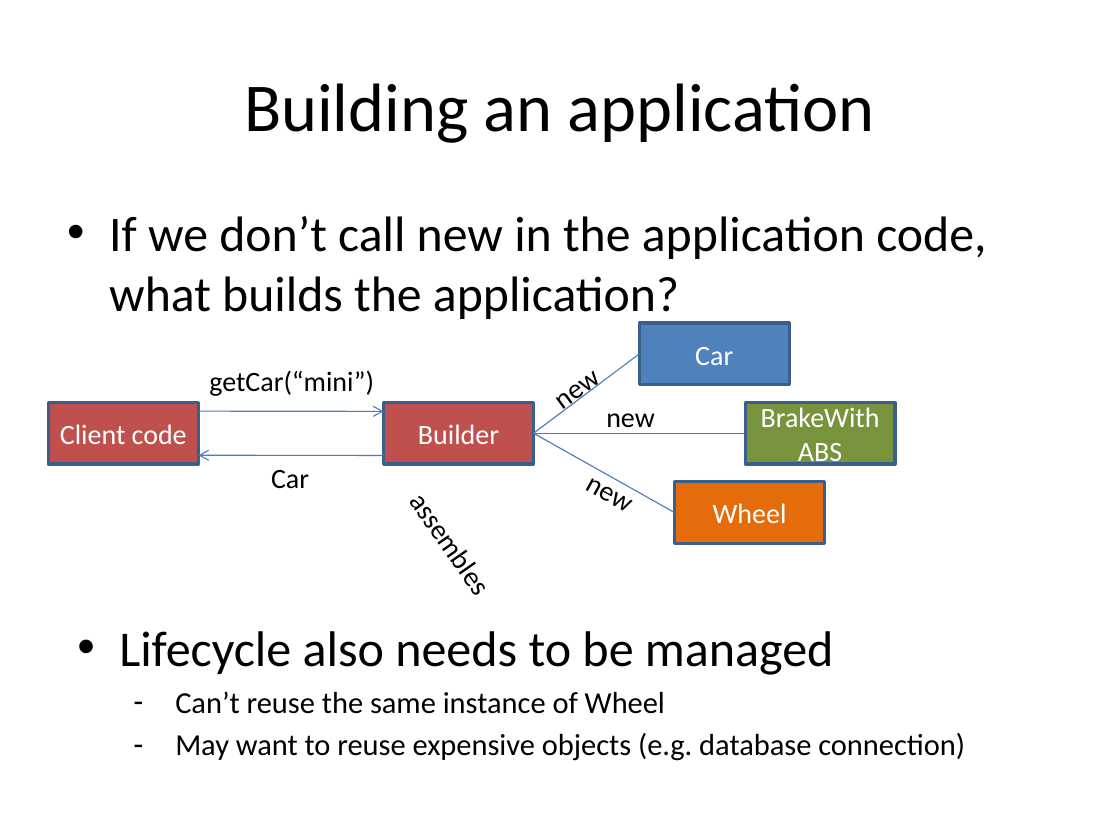
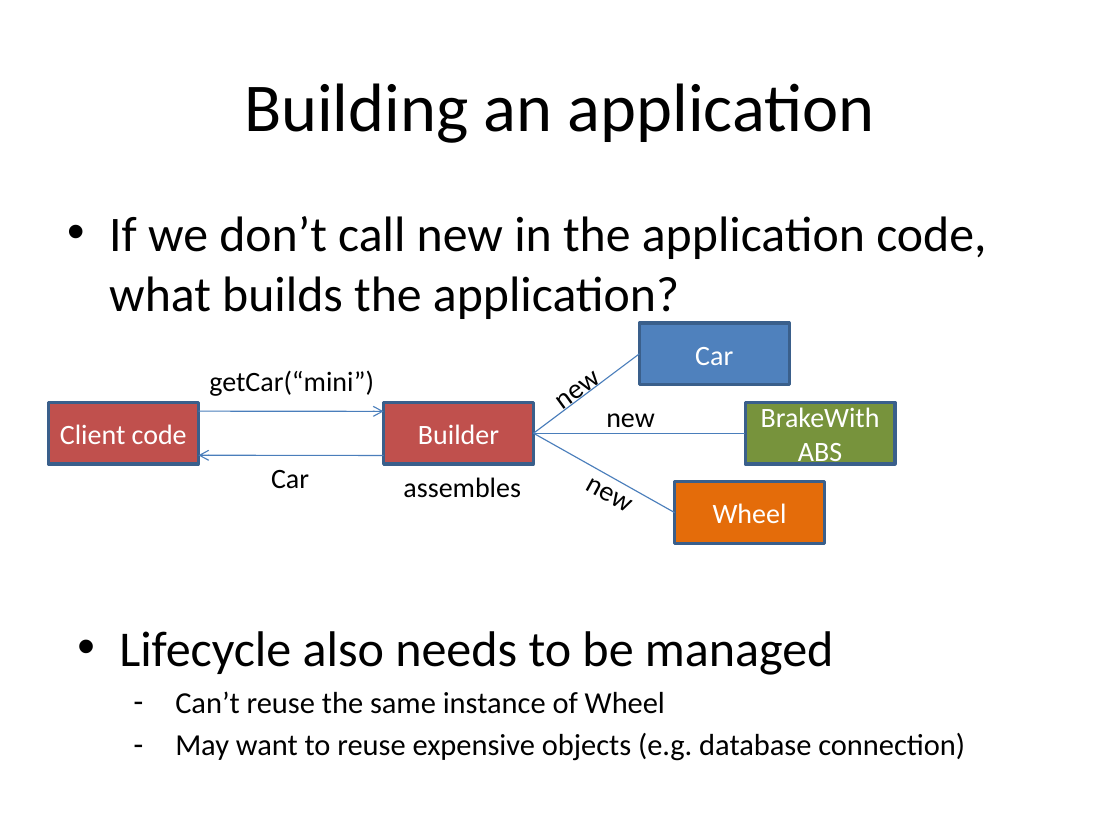
Before and after one commit to tonybaines/spring-hibernate, a slide deck: slide 5 of Spring + Hibernate.pptx. Drawn at 1120x840 pixels with LibreOffice and Linux fonts; fonts in the diff are those of the drawing. Boxes give left, top, right and bottom in pixels: in the first picture for what was removed or moved away, otherwise in the second. Text is boxed around its words. In the diff, an @@ line names an element or a change of style, - is before the commit and + after.

```diff
--- a/Spring + Hibernate.pptx
+++ b/Spring + Hibernate.pptx
@@ text "assembles": place and size @@
-text "assembles" at [393,472,510,614]
+text "assembles" at [403,477,521,498]
@@ text "assembles" at [403,477,521,498]: rotation 55 to 0 degrees @@
```
Also in this commit, not shown: 2 other slides changed.
